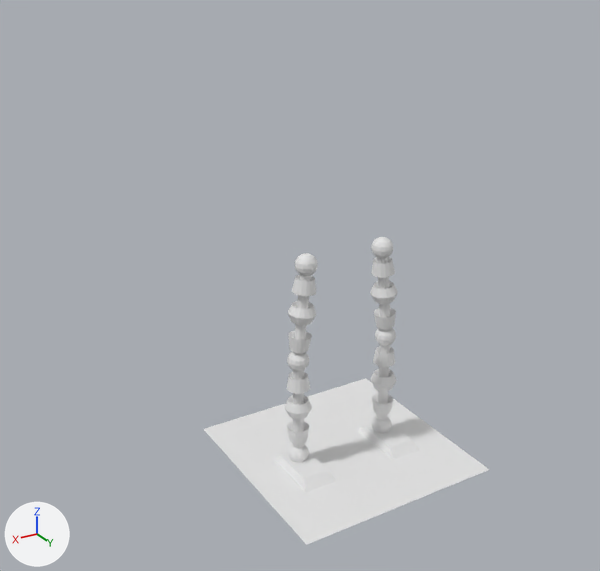
An edit to the Blender file Assets/Models/Blender/Player.blend, drawn before and after from the same camera.
Before and after are seen from a 50 mm camera at (1.92, 2.82, 2.32) aimed at (0.19, -0.06, 0.88). Lighting does not change. The marker at lower left points along +X, +Y and +Z.
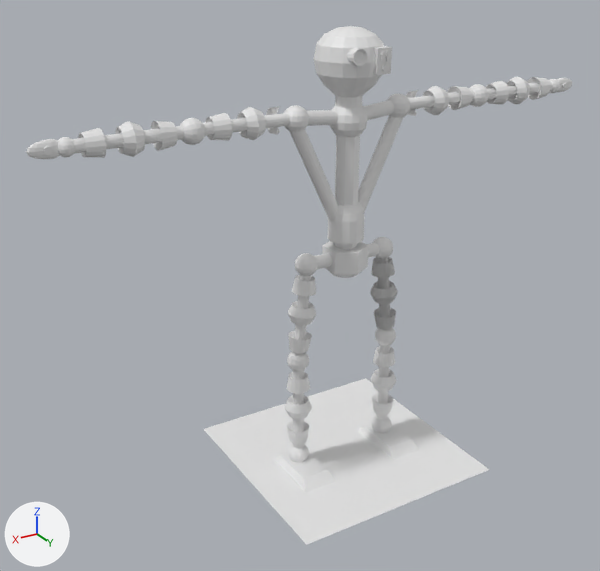
Commit message: Finish player model

Diff of the bpy script that builds the scene:
```diff
--- a/Assets/Models/Blender/Player.blend.py
+++ b/Assets/Models/Blender/Player.blend.py
@@ me_sphere @@
 # used by ob_sphere; location = (0.0, 0.0, 0.0)
-me_sphere.from_pydata(...)  # 1660 vertices, 1684 faces; spans x -0.323..0.323, y -0.085..0.207, z 0.0..1.05
+me_sphere.from_pydata(...)  # 4476 vertices, 4392 faces; spans x -1.298..1.298, y -0.146..0.207, z 0.0..1.966
+# me_sphere part 1: a new loose piece, a 16-sided cylinder along x spanning x -0.163..0.164, y -0.03..0.03, z 0.97..1.03
+# me_sphere part 2: a new loose piece, a 6-sided cylinder along z spanning x -0.087..0.087, y -0.1..0.1, z 0.95..1.05
+# me_sphere part 3: a new loose piece, an 8-sided cylinder along z spanning x -0.05..0.05, y -0.05..0.05, z 1.035..1.085
+# me_sphere part 4: a new loose piece, an 8-sided cylinder along z spanning x -0.05..0.05, y -0.05..0.05, z 1.245..1.54
+# me_sphere part 5: a new loose piece, a 16-sided cylinder along z spanning x -0.08..0.08, y -0.08..0.08, z 1.085..1.135
+# me_sphere part 6: a new loose piece, a UV sphere (16 segments, 8 rings, poles along z) spanning x 0.197..0.304, y -0.054..0.054, z 1.574..1.682
+# me_sphere part 7: a new loose piece, a UV sphere (16 segments, 8 rings, poles along z) spanning x -0.304..-0.197, y -0.054..0.054, z 1.574..1.682
+# me_sphere part 8: the loose piece of 240 vertices spanning x 0.157..0.283, y -0.063..0.063, z 0.565..0.979 is copied, and the copy is mirrored in x about the mesh origin; it spans x -0.283..-0.157, y -0.063..0.063, z 0.565..0.979
+# me_sphere part 9: a new loose piece, a UV sphere (16 segments, 8 rings, poles along x) spanning x 0.644..0.744, y -0.05..0.05, z 1.581..1.681
+# me_sphere part 10: the loose piece of 240 vertices spanning x 0.177..0.303, y -0.063..0.063, z 0.099..0.51 is copied, and the copy is turned -90 degrees about the y axis through its middle, then moved by (0.7, 0.0, 1.326); it spans x 0.735..1.145, y -0.063..0.063, z 1.568..1.694
+# me_sphere part 11: a new loose piece, a UV sphere (16 segments, 8 rings, poles along z) spanning x 1.13..1.199, y -0.035..0.035, z 1.596..1.666
+# me_sphere part 12: a new loose piece, a 16-sided cylinder along y spanning x 1.2145..1.2436, y 0.0133..0.0223, z 1.6167..1.6457
+# me_sphere part 13: a new loose piece, a UV sphere (16 segments, 8 rings, poles along x) spanning x -0.744..-0.644, y -0.05..0.05, z 1.581..1.681
+# me_sphere part 14: the loose piece of 240 vertices spanning x -0.303..-0.177, y -0.063..0.063, z 0.099..0.51 is copied, and the copy is turned 90 degrees about the y axis through its middle, then moved by (-0.7, 0.0, 1.326); it spans x -1.145..-0.735, y -0.063..0.063, z 1.568..1.694
+# me_sphere part 15: a new loose piece, a UV sphere (16 segments, 8 rings, poles along z) spanning x -1.199..-1.13, y -0.035..0.035, z 1.596..1.666
+# me_sphere part 16: a new loose piece, a box spanning x -0.091..-0.024, y 0.093..0.153, z 1.796..1.896
+# me_sphere part 17: a new loose piece, a box spanning x -0.0796..-0.0651, y 0.1522..0.1611, z 1.8473..1.884
+# me_sphere part 18: 948 vertices added at x -0.654..0.654, y -0.146..0.153, z 0.908..1.966
+# me_sphere part 19: 114 vertices added at x 1.175..1.298, y -0.017..0.017, z 1.596..1.666
+# me_sphere part 20: 114 vertices added at x -1.298..-1.175, y -0.017..0.017, z 1.596..1.666
```

Boxes (x1, y1, x2, y2) around the edits, measured in the pictures (600 x 571 px):
'Sphere', reshaped (275% wider, 82% taller): before (275, 237, 420, 492); after (26, 26, 572, 492)
part 1 of me_sphere, added: after (314, 243, 379, 269)
part 2 of me_sphere, added: after (322, 241, 368, 274)
part 3 of me_sphere, added: after (334, 243, 357, 249)
part 4 of me_sphere, added: after (335, 135, 360, 206)
part 5 of me_sphere, added: after (327, 229, 364, 244)
part 6 of me_sphere, added: after (284, 105, 309, 132)
part 7 of me_sphere, added: after (387, 93, 410, 118)
part 8 of me_sphere, added: after (370, 257, 398, 330)
part 9 of me_sphere, added: after (180, 118, 205, 145)
part 10 of me_sphere, added: after (72, 121, 184, 158)
part 11 of me_sphere, added: after (57, 137, 75, 157)
part 12 of me_sphere, added: after (44, 146, 53, 155)
part 13 of me_sphere, added: after (469, 84, 489, 107)
part 14 of me_sphere, added: after (486, 77, 553, 105)
part 15 of me_sphere, added: after (548, 79, 560, 93)
part 16 of me_sphere, added: after (374, 46, 392, 75)
part 17 of me_sphere, added: after (386, 51, 391, 61)
part 18 of me_sphere, added: after (203, 26, 475, 278)
part 19 of me_sphere, added: after (26, 139, 60, 159)
part 20 of me_sphere, added: after (557, 78, 572, 93)
